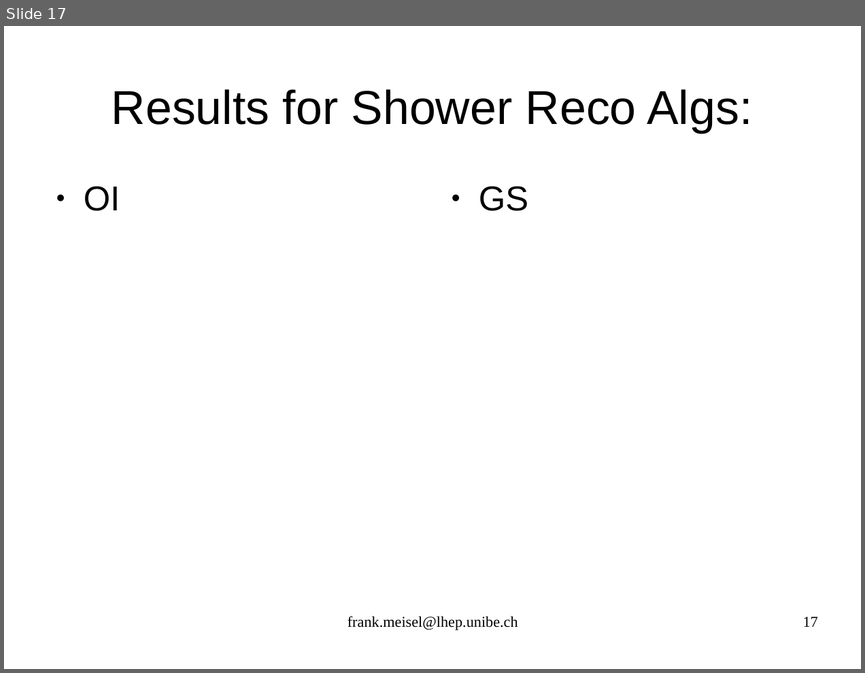
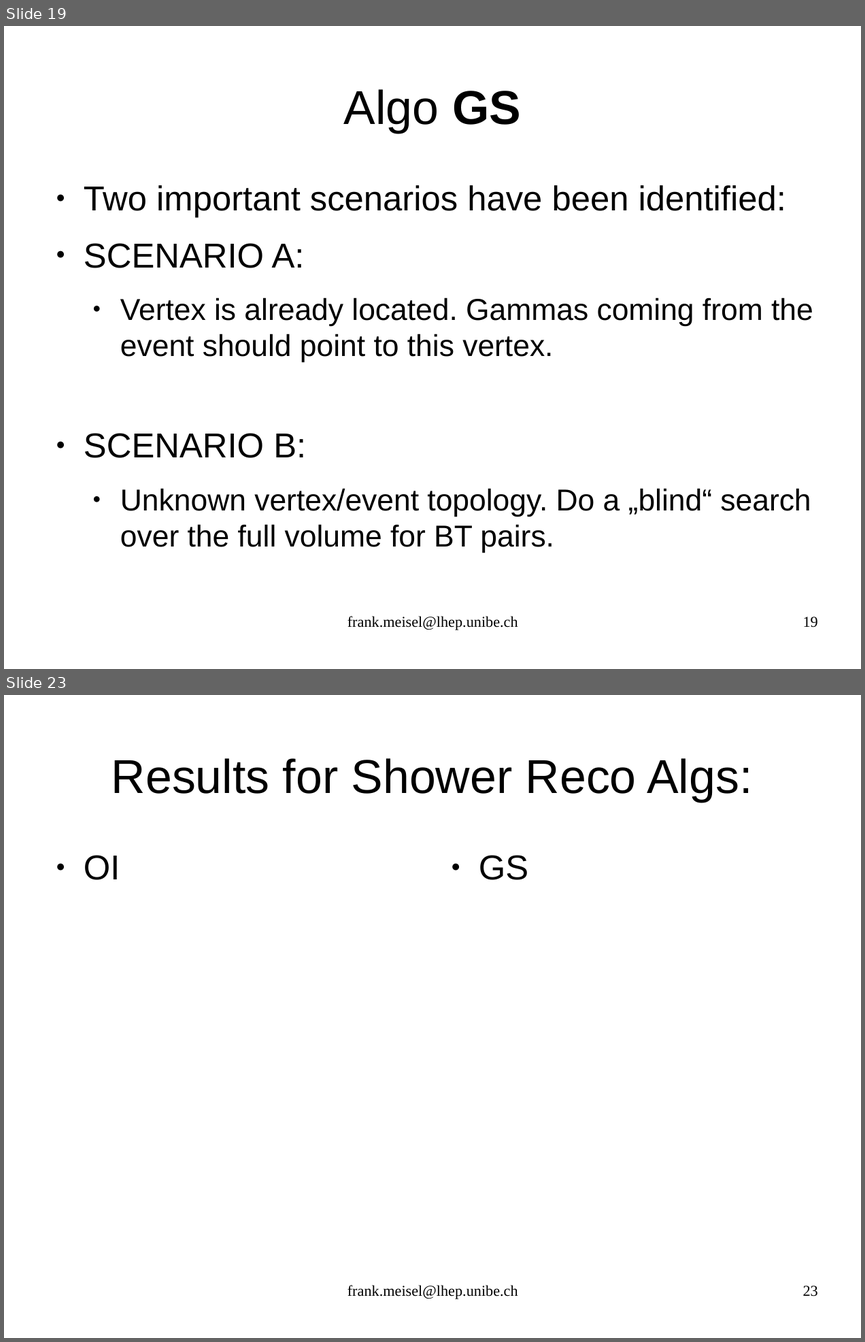
Before and after one commit to antonioiuliano2/fedra, a slide deck: src/libShower/documentation/libShowerMANUAL.odp. Shown one above the other, each under a label of ours: slide 17 before the commit, slides 19 and 23 after it; the slides between them are not shown. The pictures are 865x673 and 865x1342 pixels, drawn with LibreOffice and Linux fonts; fonts in the diff are those of the drawing. Boxes give left, top, right and bottom in pixels: in the first picture for what was removed or moved away, otherwise in the second. Text is boxed around its words. In the diff, an @@ line names an element or a change of style, - is before the commit and + after.

```diff
--- a/src/libShower/documentation/libShowerMANUAL.odp
+++ b/src/libShower/documentation/libShowerMANUAL.odp
@@ slide 19 added at (4,26,861,669), background #FFFFFF @@
@@ title added at (344,89,521,133), 44 pt, text #000000 @@
+Algo GS
@@ text added at (84,185,813,552), 28 pt, text #000000 @@
+● Two important scenarios have been identified:
+● SCENARIO A:
+  ● Vertex is already located. Gammas coming from the event should point to this vertex.
+● SCENARIO B:
+  ● Unknown vertex/event topology. Do a „blind“ search over the full volume for BT pairs.
@@ text added at (347,616,518,630), 14 pt, text #000000 @@
+frank.meisel@lhep.unibe.ch
@@ page number added at (803,616,818,627), 14 pt, text #000000 @@
+19
@@ what was slide 17 is now slide 23 @@
@@ page number at (803,1285,818,1296): text changed @@
-17
+23
```
Also in this commit, not shown: 1 slide changed, 5 other slides added, 12 other files.
